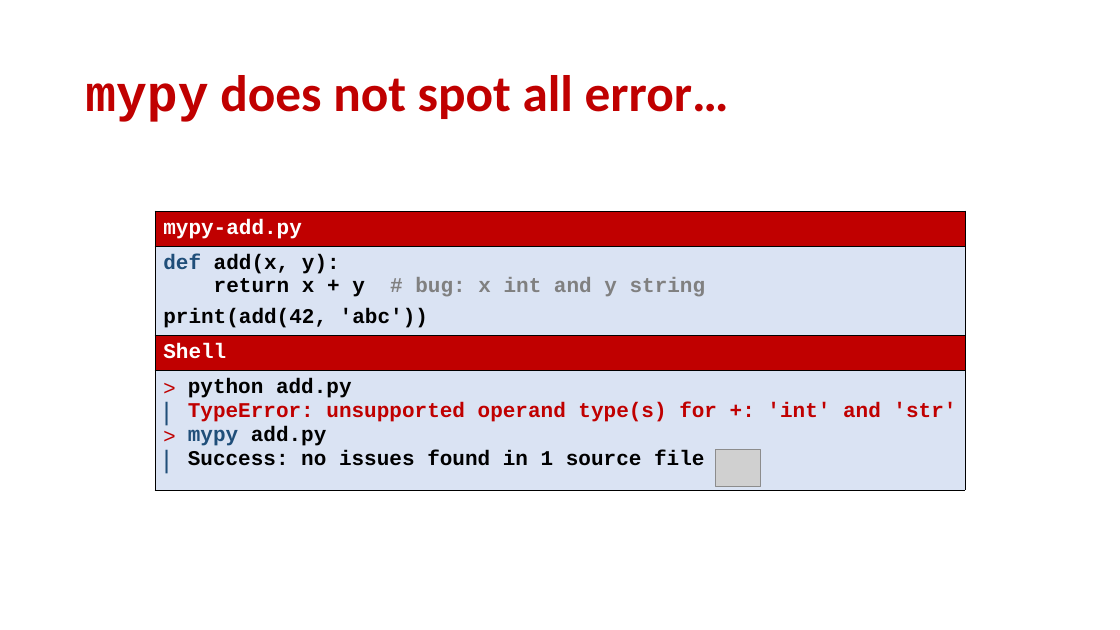
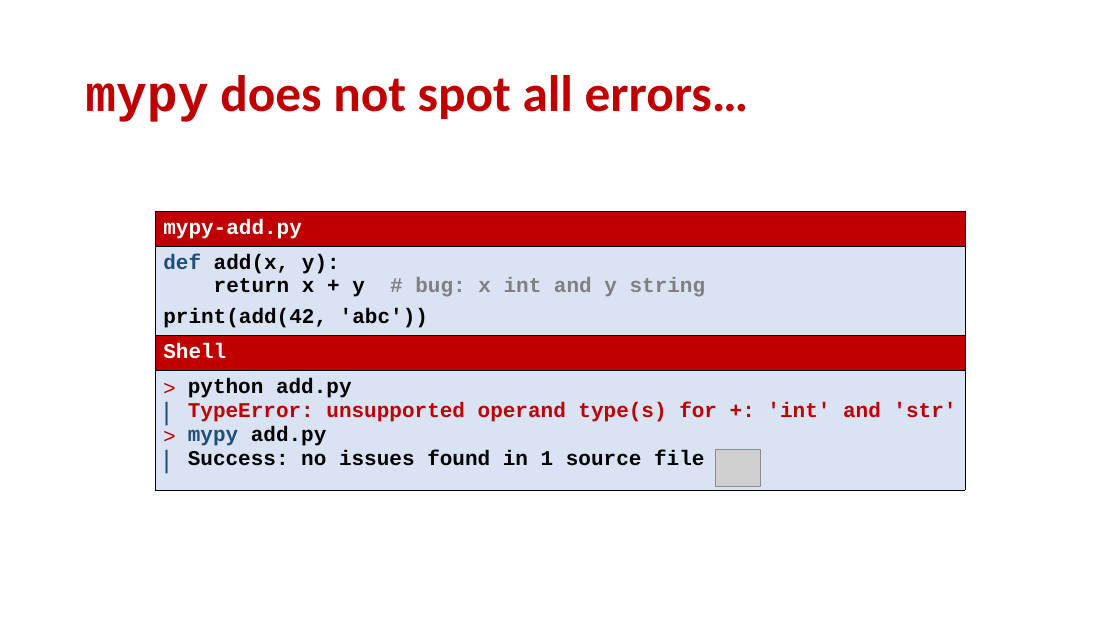
Before and after one commit to gsbrodal/gsbrodal.github.io, a slide deck: slide 32 of ipsa/slides/testing.pptx (slide 31 before the commit). Drawn at 1120x630 pixels with LibreOffice and Linux fonts; fonts in the diff are those of the drawing; grey boxes stand for pictures. Boxes give left, top, right and bottom in pixels: in the first picture for what was removed or moved away, otherwise in the second. Text is boxed around its words. In the diff, an @@ line names an element or a change of style, - is before the commit and + after.

```diff
--- a/ipsa/slides/testing.pptx
+++ b/ipsa/slides/testing.pptx
@@ title at (x1=85, y1=75, x2=749, y2=122): text changed @@
-mypy does not spot all error…
+mypy does not spot all errors…
```
Also in this commit, not shown: 1 slide added, 4 other files.
